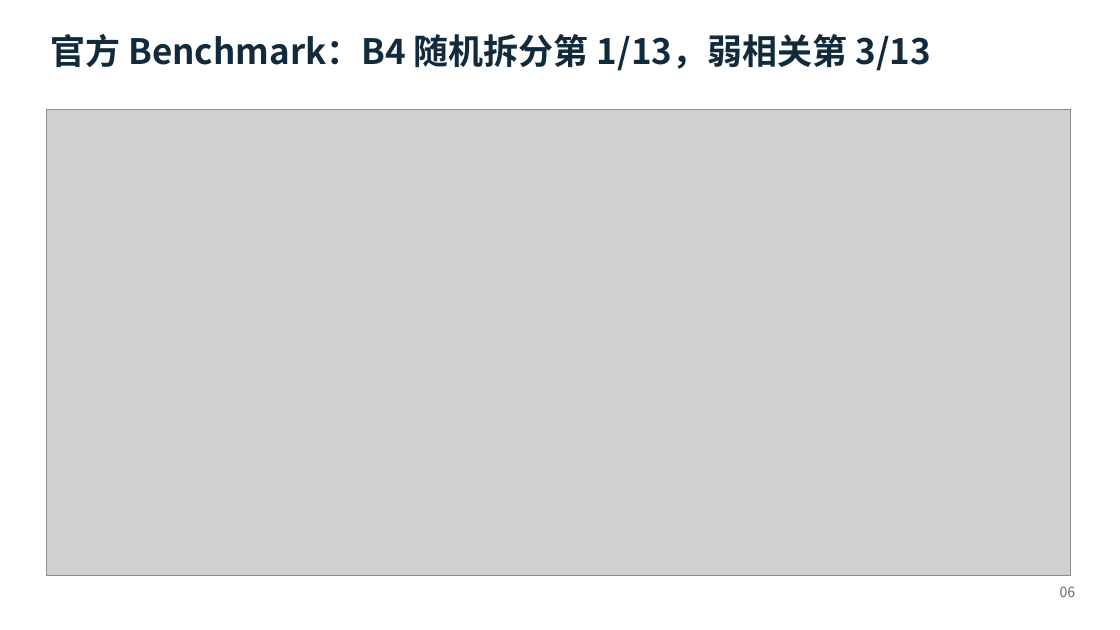
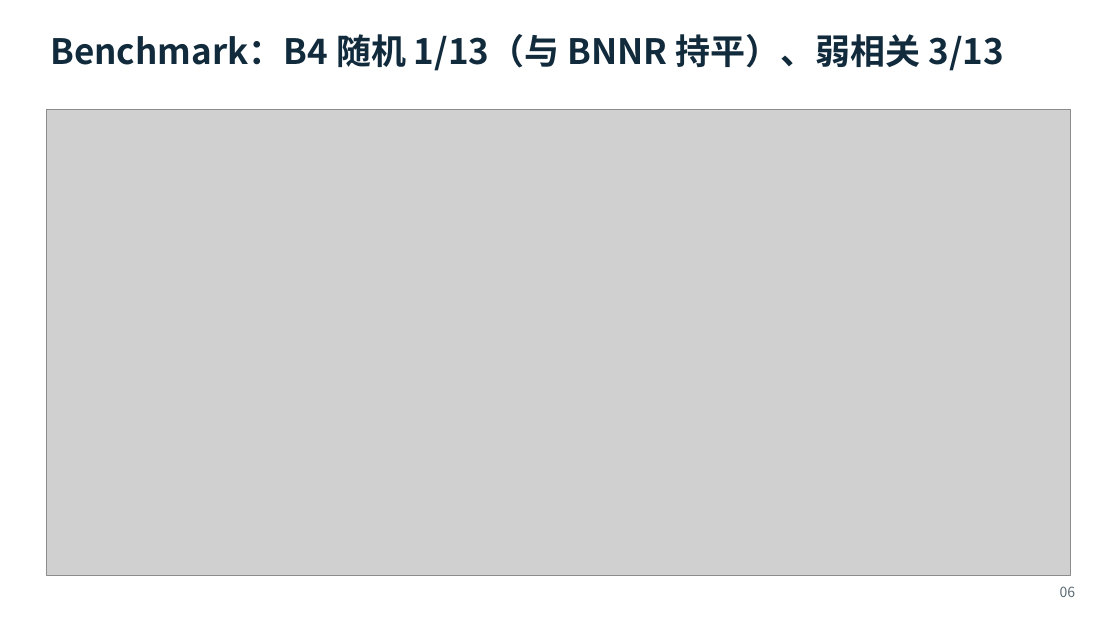
Before and after one commit to cw-jlu/Drug-Repurposing-Agent, a slide deck: slide 6 of deliverables/药物重定位Agent_答辩稿_v7.pptx. Drawn at 1120x630 pixels with LibreOffice and Linux fonts; fonts in the diff are those of the drawing; grey boxes stand for pictures. Boxes give left, top, right and bottom in pixels: in the first picture for what was removed or moved away, otherwise in the second. Text is boxed around its words. In the diff, an @@ line names an element or a change of style, - is before the commit and + after.

```diff
--- a/deliverables/药物重定位Agent_答辩稿_v7.pptx
+++ b/deliverables/药物重定位Agent_答辩稿_v7.pptx
@@ text at <box>50,34,1003,71</box>: text changed @@
-官方 Benchmark：B4 随机拆分第 1/13，弱相关第 3/13
+Benchmark：B4 随机 1/13（与 BNNR 持平）、弱相关 3/13
```
Also in this commit, not shown: 2 other slides changed, 1 other file.
